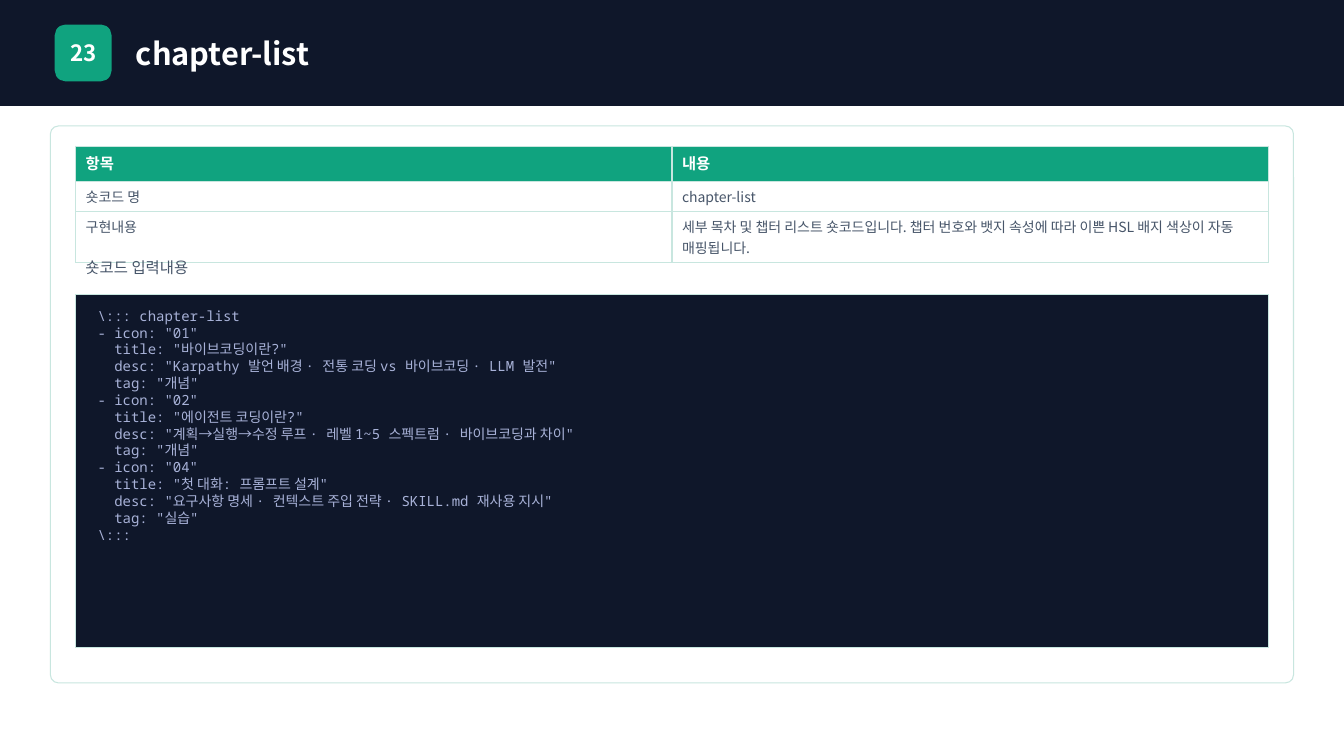
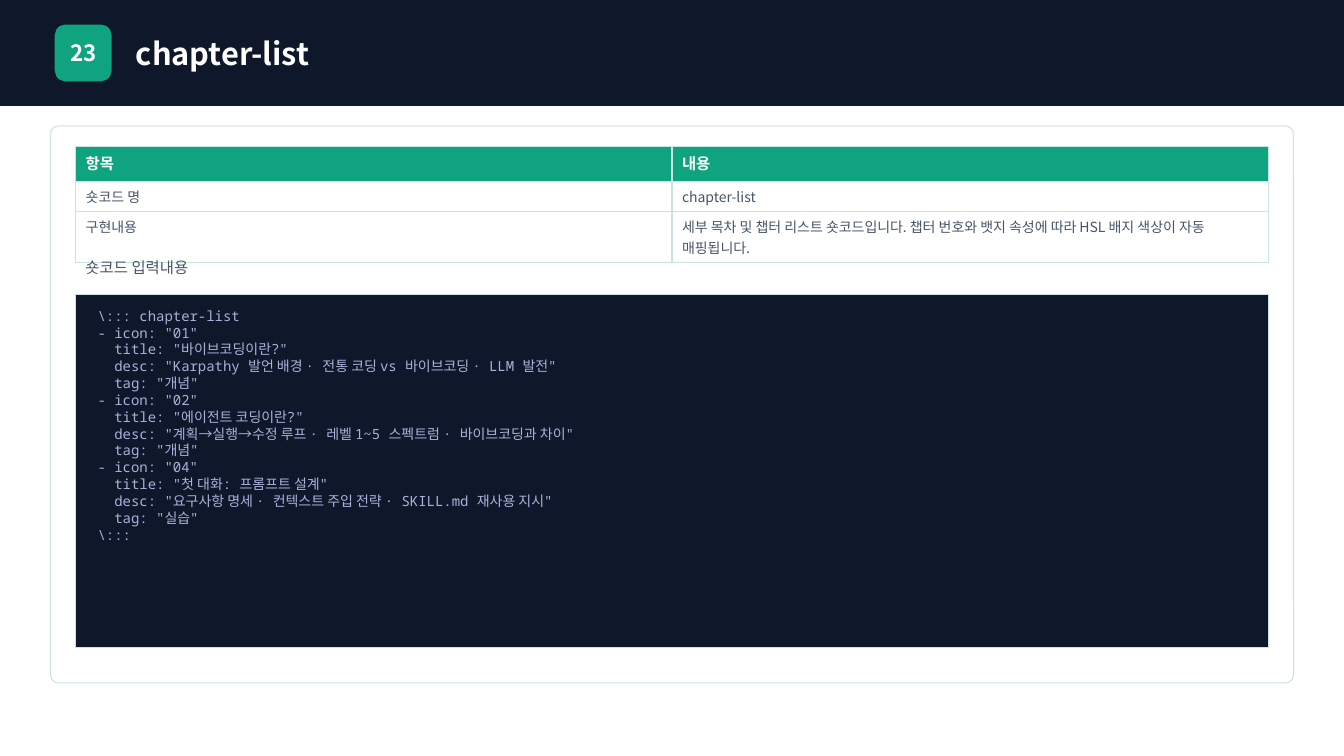
Before and after one commit to chamgil71/creative-spark, a slide deck: slide 26 of public/showcase/showcase.pptx. Drawn at 1344x756 pixels with LibreOffice and Linux fonts; fonts in the diff are those of the drawing. Boxes give left, top, right and bottom in pixels: in the first picture for what was removed or moved away, otherwise in the second. Text is boxed around its words. In the diff, an @@ line names an element or a change of style, - is before the commit and + after.

```diff
--- a/public/showcase/showcase.pptx
+++ b/public/showcase/showcase.pptx
@@ table at (76, 146, 1269, 258) @@
-row 3, column 2: 세부 목차 및 챕터 리스트 숏코드입니다. 챕터 번호와 뱃지 속성에 따라 이쁜 HSL 배지 색상이 자동 매핑됩니다.
+row 3, column 2: 세부 목차 및 챕터 리스트 숏코드입니다. 챕터 번호와 뱃지 속성에 따라 HSL 배지 색상이 자동 매핑됩니다.
```
Also in this commit, not shown: 14 other slides changed, 4 slides added, 5 slides removed, 50 other files.
